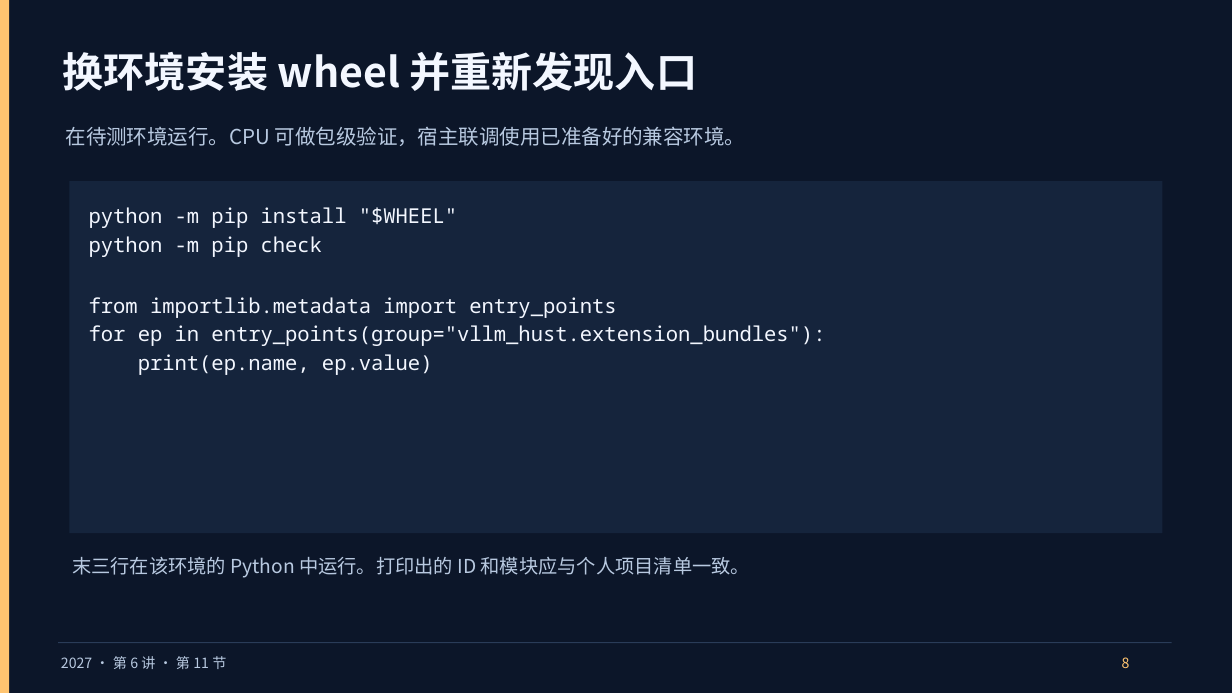
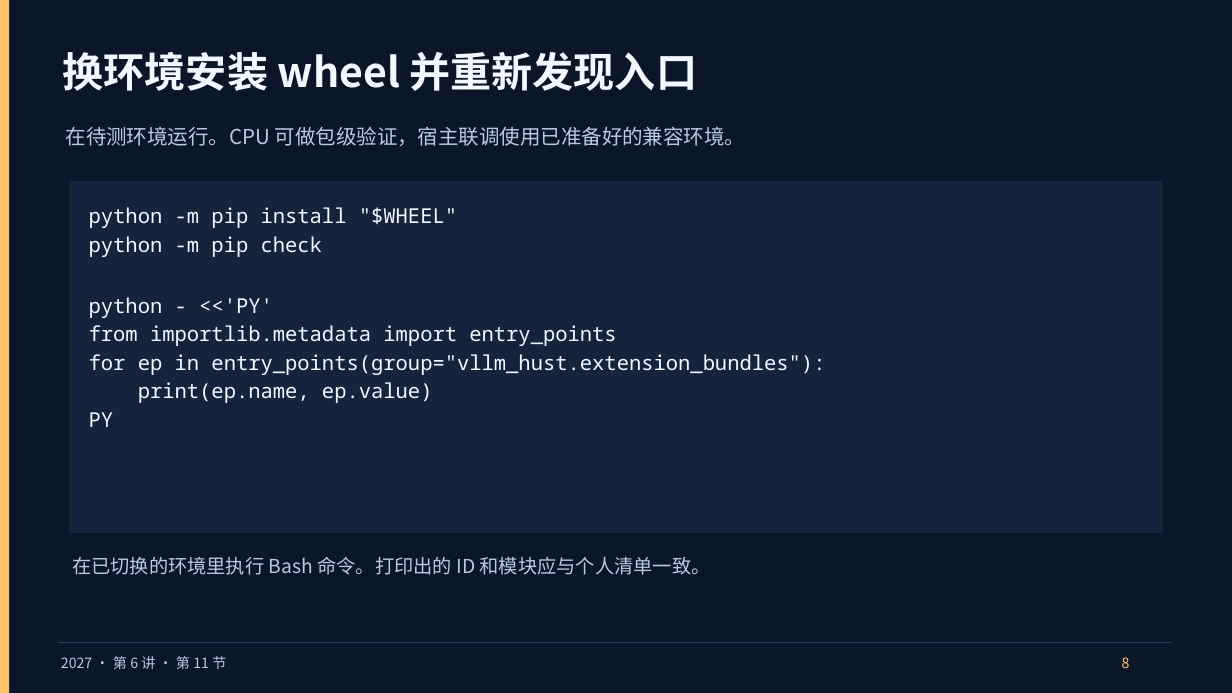
Before and after one commit to vLLM-HUST/intro-to-llm-inference-engines, a slide deck: slide 8 of build/slides/2027/lectures-8-pptx/第06讲_MOD打包与宿主联调.pptx. Drawn at 1232x693 pixels with LibreOffice and Linux fonts; fonts in the diff are those of the drawing. Boxes give left, top, right and bottom in pixels: in the first picture for what was removed or moved away, otherwise in the second. Text is boxed around its words. In the diff, an @@ line names an element or a change of style, - is before the commit and + after.

```diff
--- a/build/slides/2027/lectures-8-pptx/第06讲_MOD打包与宿主联调.pptx
+++ b/build/slides/2027/lectures-8-pptx/第06讲_MOD打包与宿主联调.pptx
@@ text at <box>89,297,273,318</box>: paragraph added @@
+python - <<'PY'
@@ text at <box>89,412,114,427</box>: paragraph added @@
+PY
@@ text at <box>72,557,711,575</box>: text changed @@
-末三行在该环境的 Python 中运行。打印出的 ID 和模块应与个人项目清单一致。
+在已切换的环境里执行 Bash 命令。打印出的 ID 和模块应与个人清单一致。
```
Also in this commit, not shown: 5 other slides changed, 1 slide added, 1 slide removed, 10 other files.
